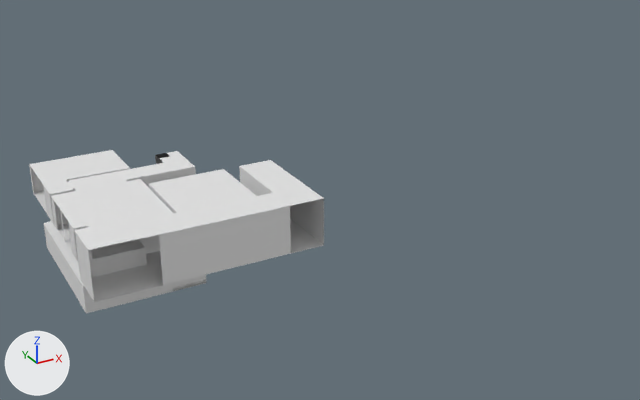
The Blender file Assets/models/blendFiles/new_journey_home.blend as it was, and as the next commit left it.
Rendered twice from a camera (50 mm lens) standing at (-67.9, -87.5, 56.6) and looking at (-18.9, 1.6, 12.0). The lights are fixed; the arrows at lower left show +X, +Y and +Z.

The older version as bpy lines, for what is in view:
```python
me_plane_001 = bpy.data.meshes.new('Plane.001')
me_plane_001.from_pydata(...)  # 762 vertices, 661 faces; spans x -12.7..12.7, y -12.7..12.7, z -5.7..5.8
me_plane_002 = bpy.data.meshes.new('Plane.002')
me_plane_002.from_pydata(...)  # 671 vertices, 582 faces, 1 loose edge; spans x -8.7..16.8, y -9.6..15.4, z -8.3..3.2
me_plane_003 = bpy.data.meshes.new('Plane.003')
me_plane_003.from_pydata(...)  # 147 vertices, 100 faces; spans x -12.7..12.7, y -12.7..12.7, z 5.7..5.8
me_plane_005 = bpy.data.meshes.new('Plane.005')
me_plane_005.from_pydata([(-12.7, -12.5, 0.0), (12.7, -12.5, 0.0), (-12.7, 12.5, 0.0), (12.7, 12.5, 0.0)], [], [(0, 2, 3, 1)])
ob_flat = bpy.data.objects.new('Flat', me_plane_001)
ob_flat.location = (-38.32, 1.26, 12.87)
ob_plane = bpy.data.objects.new('Plane', me_plane_002)
ob_plane.location = (-0.47, -1.8, 15.46)
ob_plane.hide_set(True)
ob_plane_001 = bpy.data.objects.new('Plane.001', me_plane_005)
ob_plane_001.location = (3.55, 1.07, 18.57)
ob_plane_001.hide_set(True)
ob_roof = bpy.data.objects.new('Roof', me_plane_003)
ob_roof.location = (-38.32, 1.26, 12.87)
```
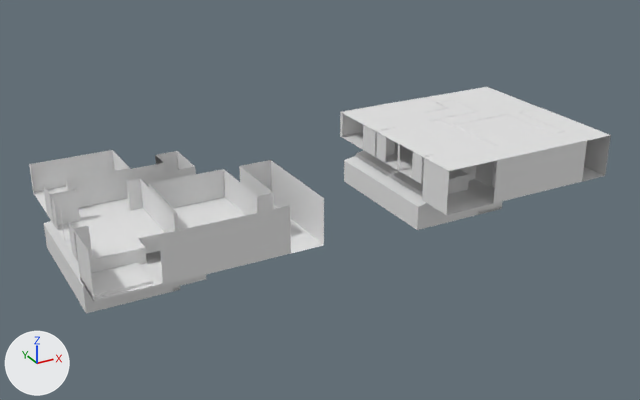
Patch to the scene script:
```diff
--- a/Assets/models/blendFiles/new_journey_home.blend.py
+++ b/Assets/models/blendFiles/new_journey_home.blend.py
@@ me_plane_004 @@
+me_plane_004.from_pydata(...)  # 31 vertices, 26 faces; spans x -12.7..-5.73, y -12.69..-7.7, z 0.13..0.62
@@ ob_plane @@
 ob_plane.location = (-0.47, -1.8, 15.46)
-ob_plane.hide_set(True)
@@ ob_plane_001 @@
 ob_plane_001.location = (3.55, 1.07, 18.57)
-ob_plane_001.hide_set(True)
@@ ob_roof @@
 ob_roof.location = (-38.32, 1.26, 12.87)
+ob_roof.hide_set(True)
@@ ob_flat_001 @@
+ob_flat_001 = bpy.data.objects.new('Flat.001', me_plane_004)
+ob_flat_001.location = (-38.32, 1.26, 12.87)
```

Changed parts and their boxes (x1, y1, x2, y2) in the pictures (640 x 400 px):
'Roof', hidden
    before: (29, 150, 323, 250)
'Plane', shown
    after: (340, 97, 611, 230)
'Plane.001', shown
    after: (342, 87, 610, 171)
'Flat.001', added
    after: (80, 263, 163, 302)
